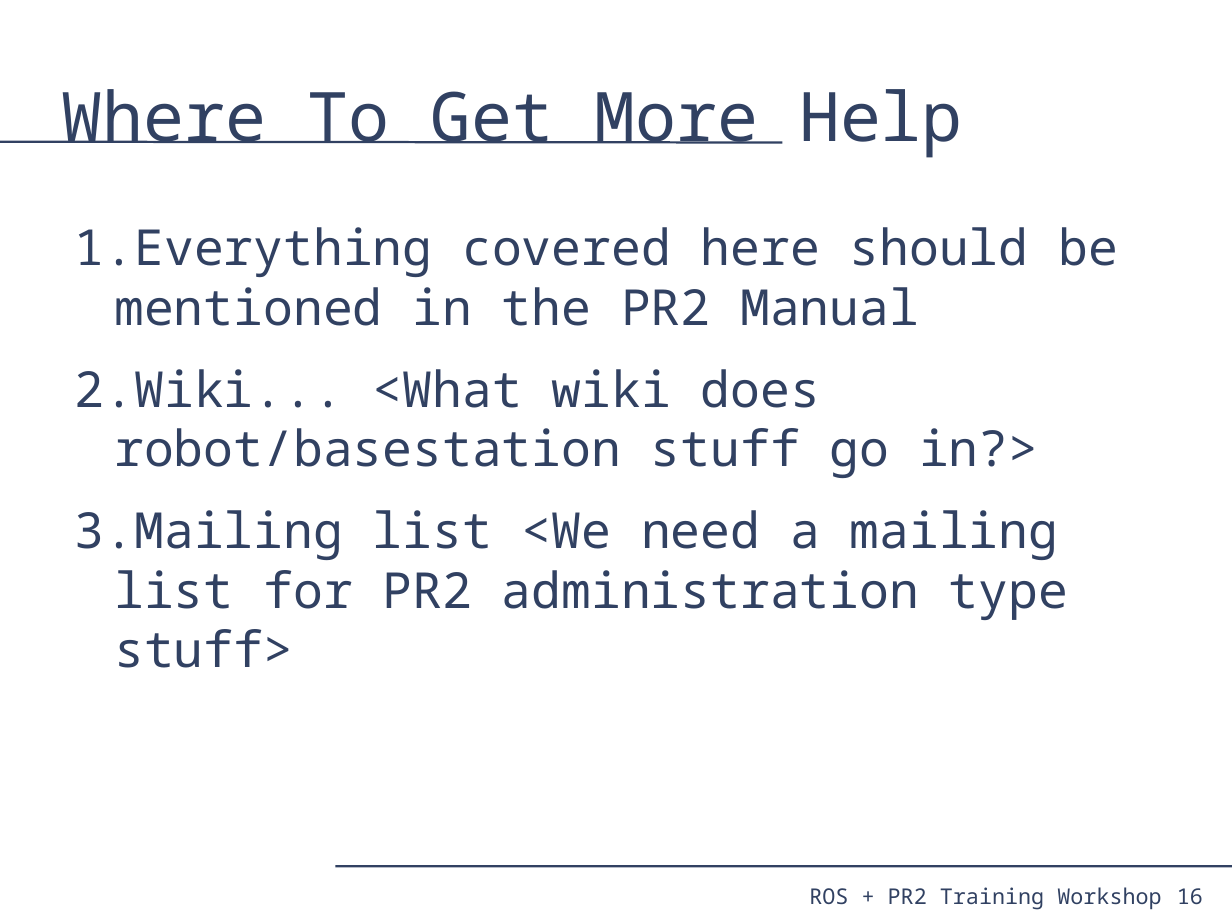
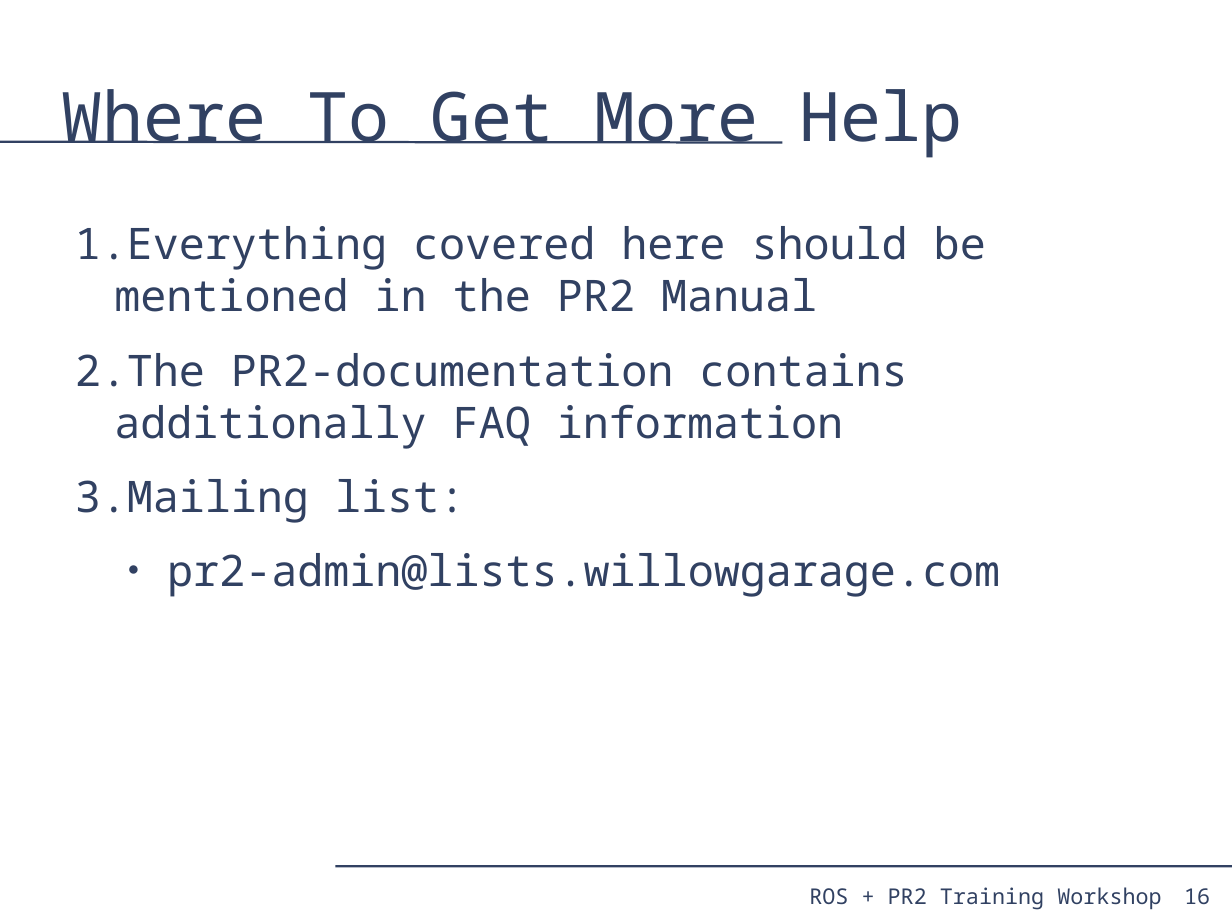
Before and after one commit to PR2/pr2_docs, a slide deck: slide 16 of pr2_training_workshop/installing_base_station/basestation.odp. Drawn at 1232x924 pixels with LibreOffice and Linux fonts; fonts in the diff are those of the drawing. Boxes give left, top, right and bottom in pixels: in the first picture for what was removed or moved away, otherwise in the second. Text is boxed around its words. In the diff, an @@ line names an element or a change of style, - is before the commit and + after.

Commit message:
Updating the basestation slides

```diff
--- a/pr2_training_workshop/installing_base_station/basestation.odp
+++ b/pr2_training_workshop/installing_base_station/basestation.odp
@@ text at (75,226,986,312): size 32 to 28 pt in "Everything covered here should be mentioned in ..." @@
@@ text at (75,353,1000,597): text changed; size 32 to 28 pt @@
-2. Wiki... <What wiki does robot/basestation stuff go in?>
-3. Mailing list <We need a mailing list for PR2 administration type stuff>
+2. The PR2-documentation contains additionally FAQ information
+3. Mailing list:
+  ● pr2-admin@lists.willowgarage.com
@@ page number: place and size @@
-page number at (1177,888,1203,905)
+page number at (1184,888,1210,904)
```
Also in this commit, not shown: 15 other slides changed.
